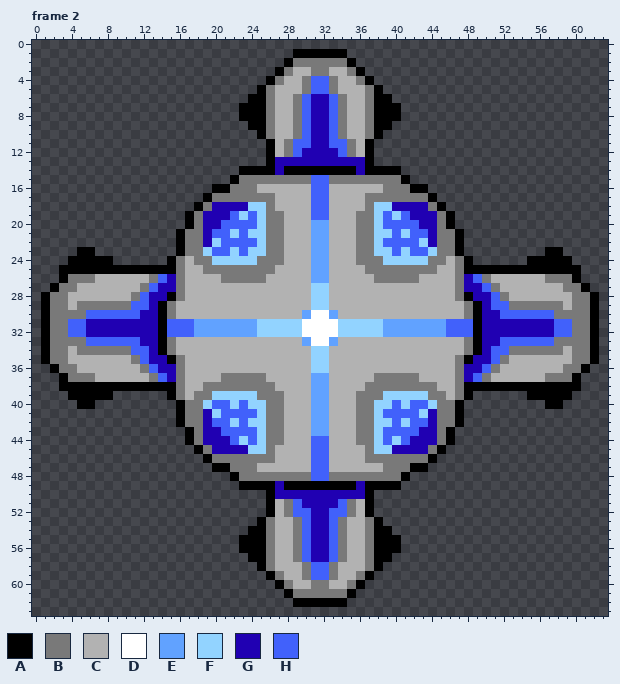
Pixel-art file, stored at Assets/Sprites/ship.ase. Above, as it was before the edit.
64x64 pixels, 6 frames. Shown: frame 2. The commit also changed other frames, which this record leaves out.
Palette (. is transparent): A #000000  B #797979  C #b2b2b2  D #ffffff  E #61a2ff  F #92d3ff  G #2000b2  H #4161fb
Pixels before, frame 2 (only the part around the change), first column x 0:
 0 ................................................................
 1 .............................AAAAAA.............................
 2 ............................ABBBBBBA............................
 3 ...........................ABCCBBCCBA...........................
 4 ..........................ABCCBHHBCCBA..........................
 5 .........................ABCCCBHHBCCCBA.........................
 6 ........................AABCCBHGGHBCCBAA........................
 7 .......................AAABCCBHGGHBCCBAAA.......................
 8 .......................AAABCCBHGGHBCCBAAA.......................
 9 ........................AABCCBHGGHBCCBAA........................
10 .........................ABCCBHGGHBCCBA.........................
11 ..........................ACBHHGGHHBCA..........................
12 ..........................ACBHGGGGHBCA..........................
13 ..........................AGGGGGGGGGGA..........................
14 .......................AAAAGAAAAAAAAGAAAA.......................
15 ......................ABBBBBBBBHHBBBBBBBBA......................
16 ....................AABBBCCCCCCHHCCCCCCBBBAA....................
17 ...................ABBBBBBBCCCCHHCCCCBBBBBBBA...................
18 ..................ABGGGGFFBCCCCHHCCCCBFFGGGGBA..................
19 .................ABGGGHFHFBBCCCHHCCCBBFHFHGGGBA.................
20 .................ABGGHHHHFBBCCCEECCCBBFHHHHGGBA.................
21 ................ABBGHHFHFFBBCCCEECCCBBFFHFHHGBBA................
22 ................ABBGFHHHHFBBCCCEECCCBBFHHHHFGBBA................
23 .....AA.........ABBFHHFHFFBBCCCEECCCBBFFHFHHFBBA.........AA.....
24 ....AAAAA......ABCBBFFFFFBBBCCCEECCCBBBFFFFFBBCBA......AAAAA....
25 ...AAAAAAAAAAAAABCCBBBBBBBBCCCCEECCCCBBBBBBBBCCBAAAAAAAAAAAAA...
26 ...ABBBCCCCCCBHGBCCCCBBBBBCCCCCEECCCCCBBBBBCCCCBGHBCCCCCCBBBA...
27 ..ABBCCCCCCCBHGGBCCCCCCCCCCCCCCFFCCCCCCCCCCCCCCBGGHBCCCCCCCBBA..
28 .ABBCCCCCCCBHGGABCCCCCCCCCCCCCCFFCCCCCCCCCCCCCCBAGGHBCCCCCCCBBA.
29 .ABBCBBBBBBHHGABCCCCCCCCCCCCCCCFFCCCCCCCCCCCCCCCBAGHHBBBBBBCBBA.
30 .ABBBBHHHHHHGGABCCCCCCCCCCCCCCEDDECCCCCCCCCCCCCCBAGGHHHHHHBBBBA.
31 .ABBHHGGGGGGGGAHHHEEEEEEEFFFFFDDDDFFFFFEEEEEEEHHHAGGGGGGGGHHBBA.
32 .ABBHHGGGGGGGGAHHHEEEEEEEFFFFFDDDDFFFFFEEEEEEEHHHAGGGGGGGGHHBBA.
33 .ABBBBHHHHHHGGABCCCCCCCCCCCCCCEDDECCCCCCCCCCCCCCBAGGHHHHHHBBBBA.
34 .ABBCBBBBBBHHGABCCCCCCCCCCCCCCCFFCCCCCCCCCCCCCCCBAGHHBBBBBBCBBA.
35 .ABBCCCCCCCBHGGABCCCCCCCCCCCCCCFFCCCCCCCCCCCCCCBAGGHBCCCCCCCBBA.
36 ..ABBCCCCCCCBHGGBCCCCCCCCCCCCCCFFCCCCCCCCCCCCCCBGGHBCCCCCCCBBA..
37 ...ABBBCCCCCCBHGBCCCCBBBBBCCCCCEECCCCCBBBBBCCCCBGHBCCCCCCBBBA...
38 ...AAAAAAAAAAAAABCCBBBBBBBBCCCCEECCCCBBBBBBBBCCBAAAAAAAAAAAAA...
39 ....AAAAA......ABCBBFFFFFBBBCCCEECCCBBBFFFFFBBCBA......AAAAA....
40 .....AA.........ABBFHHFHFFBBCCCEECCCBBFFHFHHFBBA.........AA.....
41 ................ABBGFHHHHFBBCCCEECCCBBFHHHHFGBBA................
42 ................ABBGHHFHFFBBCCCEECCCBBFFHFHHGBBA................
43 .................ABGGHHHHFBBCCCEECCCBBFHHHHGGBA.................
44 .................ABGGGHFHFBBCCCHHCCCBBFHFHGGGBA.................
45 ..................ABGGGGFFBCCCCHHCCCCBFFGGGGBA..................
46 ...................ABBBBBBBCCCCHHCCCCBBBBBBBA...................
47 ....................AABBBCCCCCCHHCCCCCCBBBAA....................
48 ......................ABBBBBBBBHHBBBBBBBBA......................
49 .......................AAAAGAAAAAAAAGAAAA.......................
50 ..........................AGGGGGGGGGGA..........................
51 ..........................ACBHGGGGHBCA..........................
52 ..........................ACBHHGGHHBCA..........................
53 .........................ABCCBHGGHBCCBA.........................
54 ........................AABCCBHGGHBCCBAA........................
55 .......................AAABCCBHGGHBCCBAAA.......................
56 .......................AAABCCBHGGHBCCBAAA.......................
57 ........................AABCCBHGGHBCCBAA........................
58 .........................ABCCCBHHBCCCBA.........................
59 ..........................ABCCBHHBCCBA..........................
60 ...........................ABCCBBCCBA...........................
61 ............................ABBBBBBA............................
62 .............................AAAAAA.............................
63 ................................................................
And afterwards:
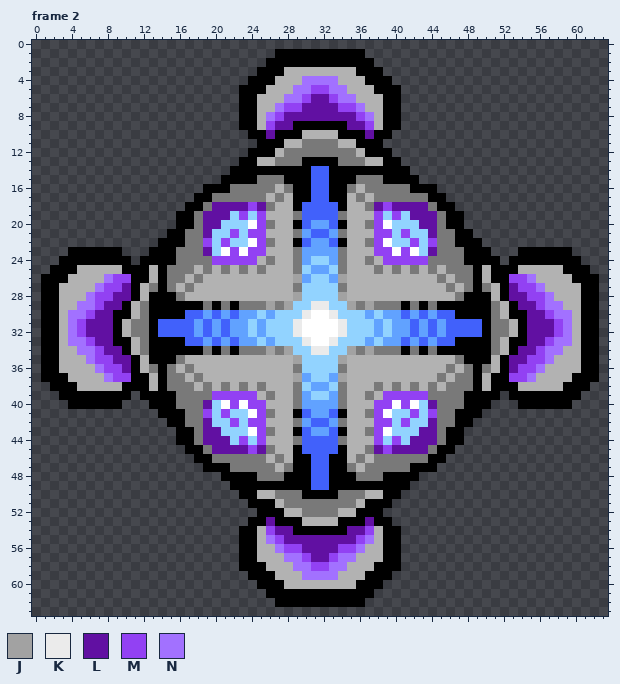
Colours new in this view: J #a2a2a2  K #ebebeb  L #6110a2  M #9241f3  N #a271ff
Difference:
Changed rows in their new state; - is an unchanged pixel.
Frame 2:
first column x 1:
 1 --------------------------AA------AA--------------------------
 2 -------------------------AA-AAAAAA-AA-------------------------
 3 ------------------------AA-C--CC--C-AA------------------------
 4 -----------------------AA-C--NNNN--C-AA-----------------------
 5 ----------------------AA-C--NNMMNN--C-AA----------------------
 6 ----------------------A-CC-NNMLLMNN-CC-A----------------------
 7 ------------------------CCNMMLLLLMMNCC------------------------
 8 ------------------------CNMLLLLLLLLMNC------------------------
 9 ----------------------A-CMLLAAAAAALLMC-A----------------------
10 -----------------------A-LAAACCCCAAAL-A-----------------------
11 ------------------------A-ACCBBBBCCA-A------------------------
12 -----------------------AA---BBBBBB---AA-----------------------
13 ----------------------AACCBBBAAAABBBCCAA----------------------
14 ---------------------A----A---HH---A----A---------------------
15 --------------------A-AA---AAA--AAA---AA-A--------------------
16 ------------------A-----BB-BAA--AAB-BB-----A------------------
17 -----------------A-------CB-AA--AA-BC-------A-----------------
18 ----------------A--LLLLML---AH--HA---LMLLLL--A----------------
19 ---------------A--LLLFMFMCC-BH--HB-CCMFMFLLL--A---------------
20 ---------------A--LLFFFDM-C-AH--HA-C-MDFFFLL--A---------------
21 --------------A---LFFMFMMCC-BEHHEB-CCMMFMFFL---A--------------
22 -------------AA---M-MFFDM-C-AH--HA-C-MDFFM-M---AA-------------
23 ---A--AAA---AAAB--LFDMDMMCC-BE--EB-CCMMDMDFL--BAAA---AAA--A---
24 --A-----AA-AAA--B--MMMMMC-C-BEFFEB-C-CMMMMM--B--AAA-AA-----A--
25 -A--CCCCC---C-B-B--C-C-C-C--BF--FB--C-C-C-C--B-B-C---CCCCC--A-
26 AA-CCC-NMMAACAB--B--CCCCC---JEFFEJ---CCCCC--B--BACAAMMN-CCC-AA
27 A-CC--NMMLACBABCB-----------BF--FB-----------BCBABCALMMN--CC-A
28 -AC--NMMLLACAA--------------JF--FJ--------------AACALLMMN--CA-
29 -AC-NNMLLACBA-AAAABABABBBJBJFFKKFFJBJBBBABABAAAA-ABCALLMNN-CA-
30 -ACNNMLLAACBA-AAHHEHEHEEFEFFFK--KFFFEFEEHEHEHHAA-ABCAALLMNNCA-
31 -ACNMLLLACBBAH----H-H--FE---K----K---EF--H-H----HABBCALLLMNCA-
32 -ACNMLLLACBBAH----H-H--FE---K----K---EF--H-H----HABBCALLLMNCA-
33 -ACNNMLLAACBA-AAHHEHEHEEFEFFFK--KFFFEFEEHEHEHHAA-ABCAALLMNNCA-
34 -AC-NNMLLACBA-AAAABABABBBJBJFFKKFFJBJBBBABABAAAA-ABCALLMNN-CA-
35 -AC--NMMLLACAA--------------JF--FJ--------------AACALLMMN--CA-
36 A-CC--NMMLACBABCB-----------BF--FB-----------BCBABCALMMN--CC-A
37 AA-CCC-NMMAACAB--B--CCCCC---JEFFEJ---CCCCC--B--BACAAMMN-CCC-AA
38 -A--CCCCC---C-B-B--C-C-C-C--BF--FB--C-C-C-C--B-B-C---CCCCC--A-
39 --A-----AA-AAA--B--MMMMMC-C-BEFFEB-C-CMMMMM--B--AAA-AA-----A--
40 ---A--AAA---AAAB--LFDMDMMCC-BE--EB-CCMMDMDFL--BAAA---AAA--A---
41 -------------AA---M-MFFDM-C-AH--HA-C-MDFFM-M---AA-------------
42 --------------A---LFFMFMMCC-BEHHEB-CCMMFMFFL---A--------------
43 ---------------A--LLFFFDM-C-AH--HA-C-MDFFFLL--A---------------
44 ---------------A--LLLFMFMCC-BH--HB-CCMFMFLLL--A---------------
45 ----------------A--LLLLML---AH--HA---LMLLLL--A----------------
46 -----------------A-------CB-AA--AA-BC-------A-----------------
47 ------------------A-----BB-BAA--AAB-BB-----A------------------
48 --------------------A-AA---AAA--AAA---AA-A--------------------
49 ---------------------A----A---HH---A----A---------------------
50 ----------------------AACCBBBAAAABBBCCAA----------------------
51 -----------------------AA---BBBBBB---AA-----------------------
52 ------------------------A-ACCBBBBCCA-A------------------------
53 -----------------------A-LAAACCCCAAAL-A-----------------------
54 ----------------------A-CMLLAAAAAALLMC-A----------------------
55 ------------------------CNMLLLLLLLLMNC------------------------
56 ------------------------CCNMMLLLLMMNCC------------------------
57 ----------------------A-CC-NNMLLMNN-CC-A----------------------
58 ----------------------AA-C--NNMMNN--C-AA----------------------
59 -----------------------AA-C--NNNN--C-AA-----------------------
60 ------------------------AA-C--CC--C-AA------------------------
61 -------------------------AA-AAAAAA-AA-------------------------
62 --------------------------AA------AA--------------------------
